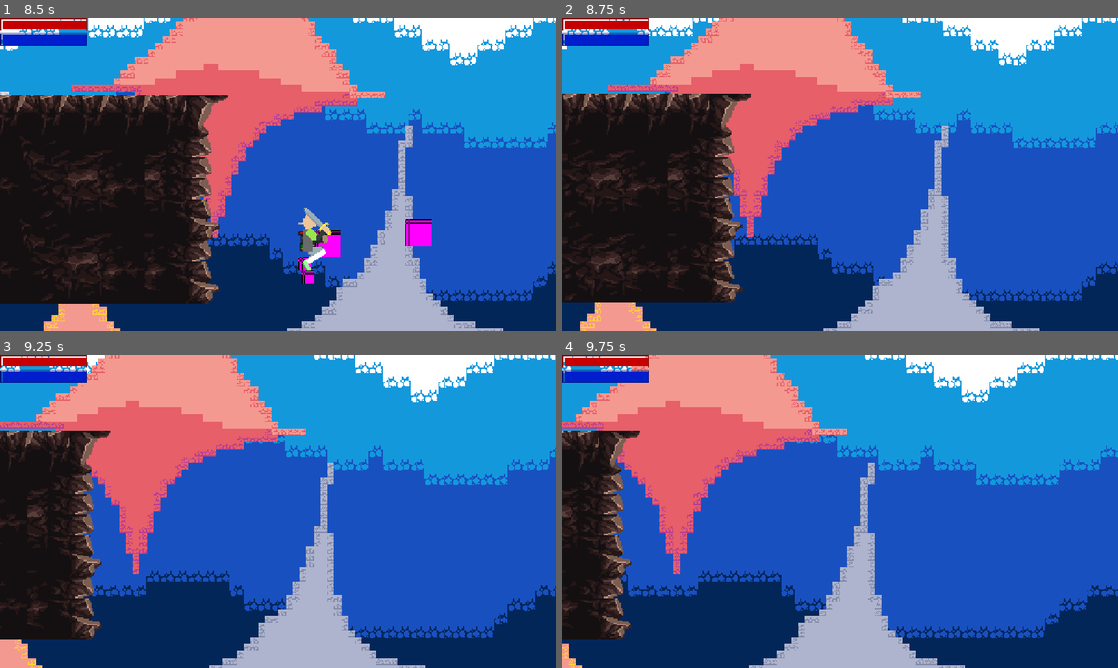
Above: before the commit, frames 1-4 (two rows, left to right).
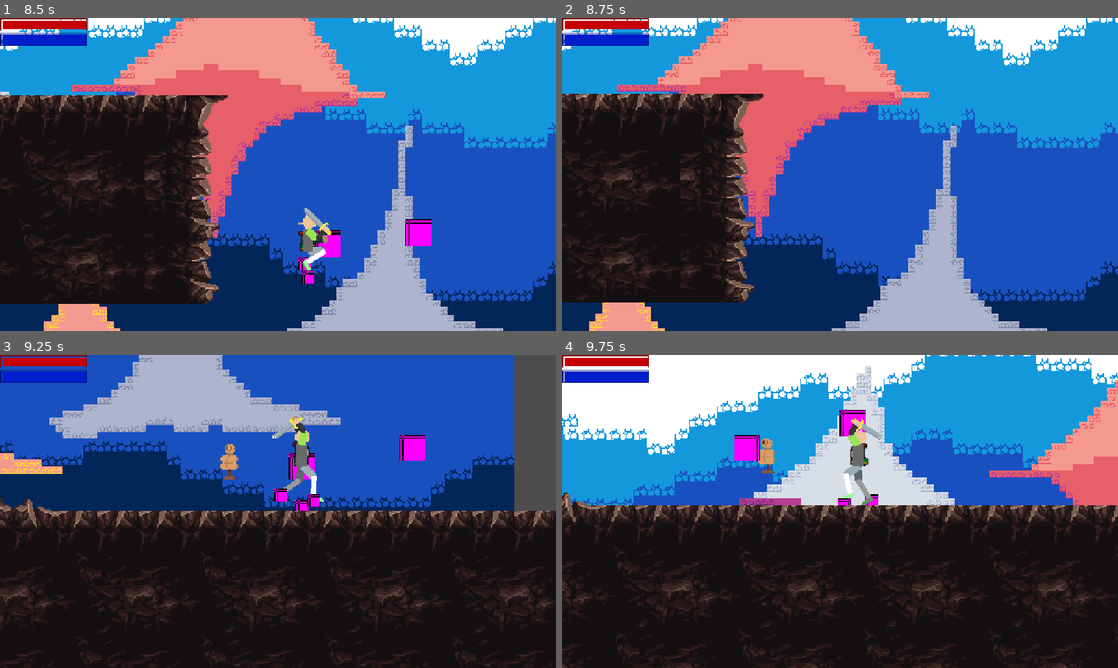
Above: after the commit, the same moments.

Repository: ToastedTeam/CaveGame
Game: Godot game, scene res://scenes/main/main.tscn
Two runs of this game, one before a commit and one after it. Both use one fixed random seed, a clock stepped at 60 frames per second and the inputs below. The engine's default icon, where the game draws it, is replaced by a stand-in: a white triangle on a blue panel in a dark square.
Inputs:
- Up to frame 1 (8.5 s): tap Enter (ui_accept) at 0.5 s; hold Right (player_move_right) 0.53-2.03 s; tap A (player_attack) every 1.5 s from 0.6 to 8.1 s; tap Up (player_jump) at 0.77, 1.52, 3.02, 3.77, 4.52, 6.02, 6.77, 7.52 s; tap D (player_dash) every 1.5 s from 1.35 to 7.35 s; hold Left (player_move_left) 2.03-2.78 s; hold Right (player_move_right) 2.78-4.28 s; hold Left (player_move_left) 4.28-5.03 s; hold Right (player_move_right) 5.03-5.78 s; hold Left (player_move_left) 5.78-7.28 s; hold Right (player_move_right) from 7.28 s (still down)
- Up to frame 2 (8.75 s): keep holding Right (player_move_right)
- Up to frame 3 (9.25 s): keep holding Right (player_move_right); tap D (player_dash) at 8.85 s; tap Up (player_jump) at 9.02 s
- Up to frame 4 (9.75 s): release Right (player_move_right) at 9.53 s; hold Left (player_move_left) from 9.53 s (still down); tap A (player_attack) at 9.6 s

Frame 1 is identical in both runs. In frame 2, 13% of the frame differs, in the area x 0-100%, y 0-100%; in frame 3, 89%; in frame 4, 82%.

Commit message:
Fix killzone not killing the player

Diff:
--- a/scenes/main/main.tscn
+++ b/scenes/main/main.tscn
@@ -1795,6 +1795,8 @@
 
 [node name="Killzone2" parent="." instance=ExtResource("10_necax")]
 position = Vector2(0, 190)
+collision_layer = 7
+collision_mask = 7
 
 [node name="CollisionShape2D" type="CollisionShape2D" parent="Killzone2"]
 shape = SubResource("WorldBoundaryShape2D_kfodh")
